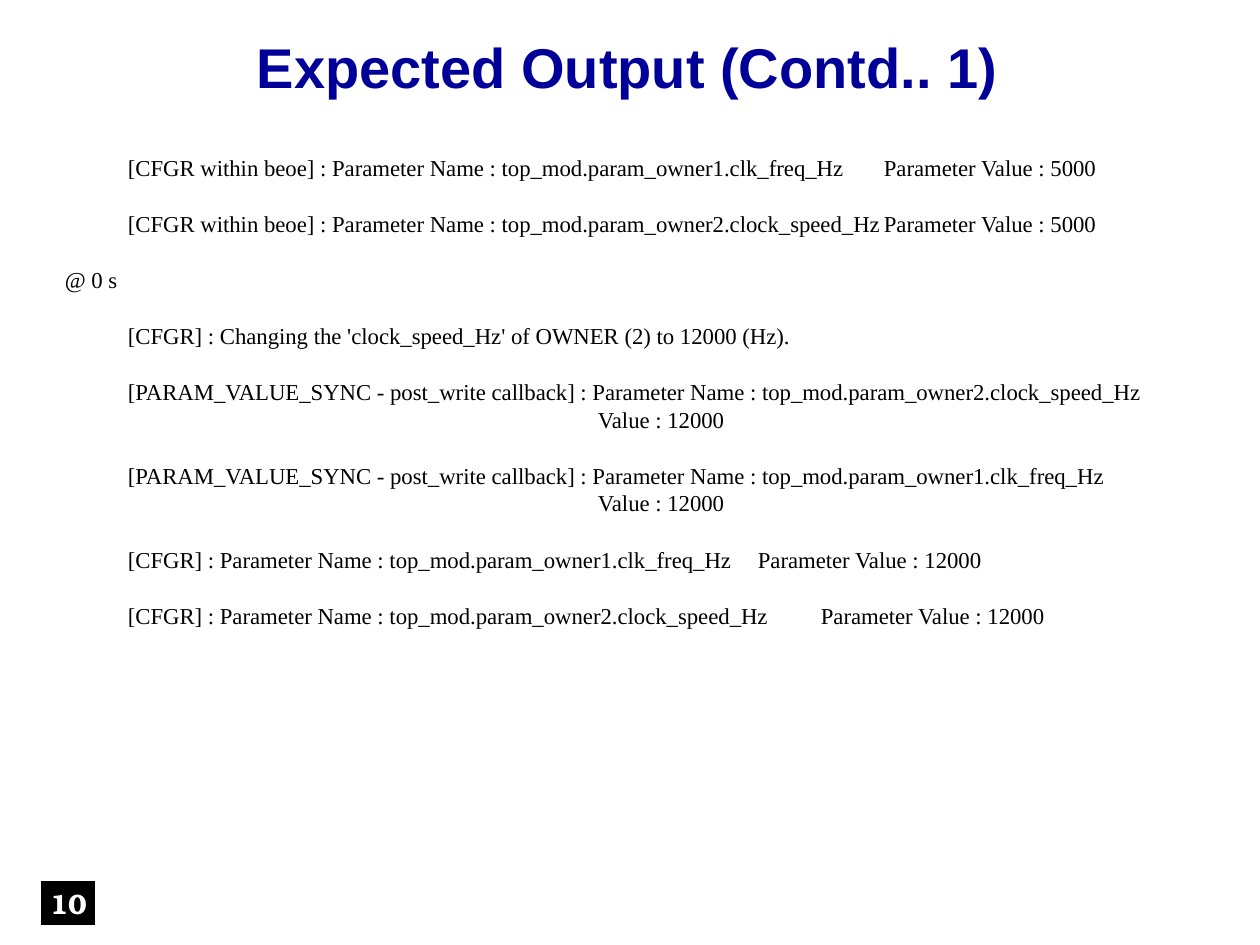
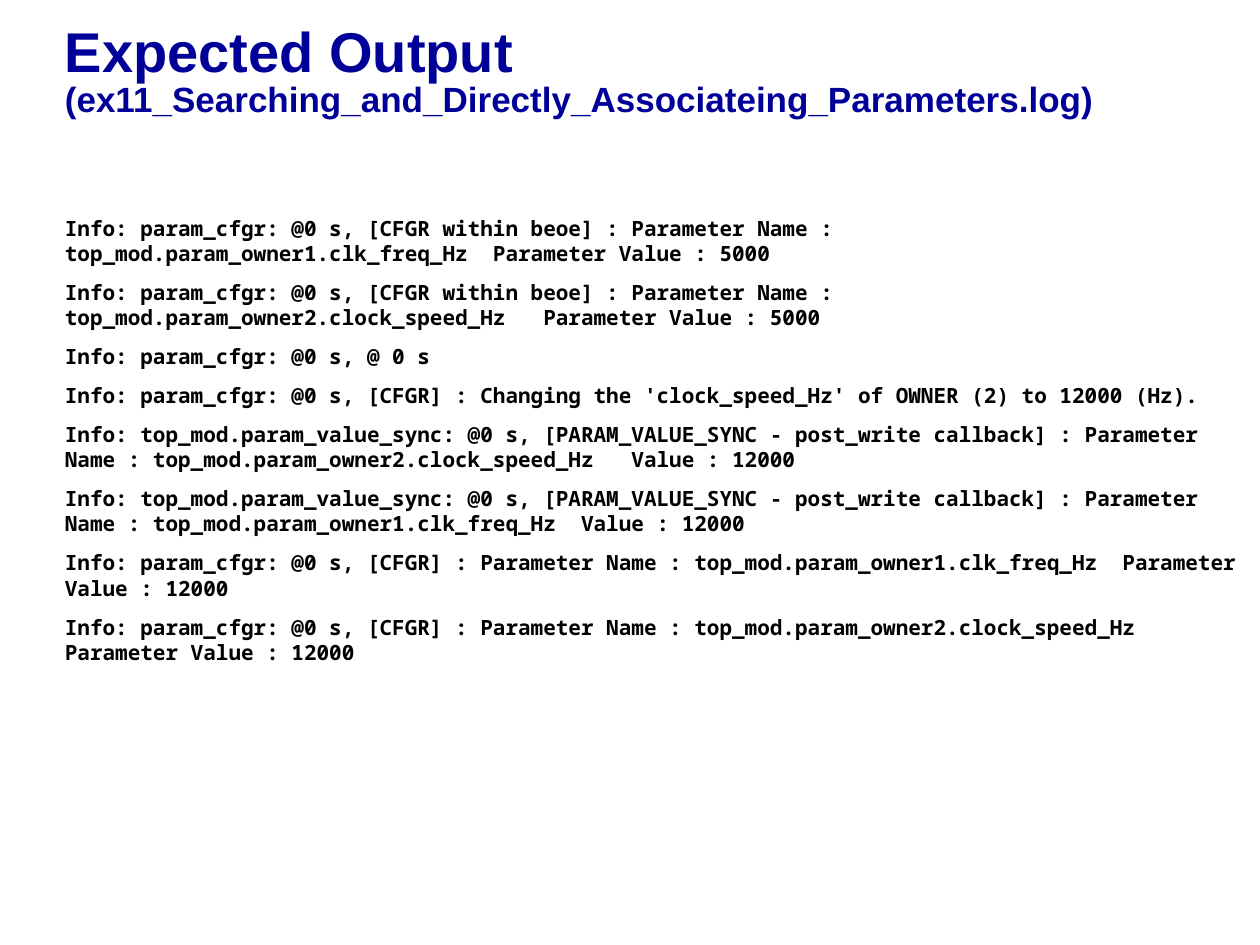
Before and after one commit to accellera-official/cci, a slide deck: slide 9 of examples/ex11_Searching_and_Directly_Associating_Parameters/docs/ex11_Searching_and_Directly_Associating_Parameters.ppt (slide 10 before the commit). Drawn at 1260x945 pixels with LibreOffice and Linux fonts; fonts in the diff are those of the drawing; background and template pictures are left out. Boxes give left, top, right and bottom in pixels: in the first picture for what was removed or moved away, otherwise in the second. Text is boxed around its words. In the diff, an @@ line names an element or a change of style, - is before the commit and + after.

```diff
--- a/examples/ex11_Searching_and_Directly_Associating_Parameters/docs/ex11_Searching_and_Directly_Associating_Parameters.ppt
+++ b/examples/ex11_Searching_and_Directly_Associating_Parameters/docs/ex11_Searching_and_Directly_Associating_Parameters.ppt
@@ title added at (65,31,1093,119), 20 pt, text #000099, bold @@
+Expected Output (ex11_Searching_and_Directly_Associateing_Parameters.log)
@@ free removed at (181,37,1074,106) @@
-Expected Output (Contd.. 1)
@@ text "Info: param_cfgr: @0 s, [CFGR ...": place and size @@
-text "Info: param_cfgr: @0 s, [CFGR ..." at (53,147,1187,662)
+text "Info: param_cfgr: @0 s, [CFGR ..." at (65,219,1198,661)
@@ text at (65,219,1198,661): text changed; size 13 to 12 pt; font Times New Roman to Noto Sans Mono; bold on @@
-[CFGR within beoe] : Parameter Name : top_mod.param_owner1.clk_freq_Hz Parameter Value : 5000
-[CFGR within beoe] : Parameter Name : top_mod.param_owner2.clock_speed_Hz Parameter Value : 5000
-@ 0 s
-[CFGR] : Changing the 'clock_speed_Hz' of OWNER (2) to 12000 (Hz).
-[PARAM_VALUE_SYNC - post_write callback] : Parameter Name : top_mod.param_owner2.clock_speed_Hz
-Value : 12000
-[PARAM_VALUE_SYNC - post_write callback] : Parameter Name : top_mod.param_owner1.clk_freq_Hz
-Value : 12000
-[CFGR] : Parameter Name : top_mod.param_owner1.clk_freq_Hz Parameter Value : 12000
-[CFGR] : Parameter Name : top_mod.param_owner2.clock_speed_Hz Parameter Value : 12000
+Info: param_cfgr: @0 s, [CFGR within beoe] : Parameter Name : top_mod.param_owner1.clk_freq_Hz Parameter Value : 5000
+Info: param_cfgr: @0 s, [CFGR within beoe] : Parameter Name : top_mod.param_owner2.clock_speed_Hz Parameter Value : 5000
+Info: param_cfgr: @0 s, @ 0 s
+Info: param_cfgr: @0 s, [CFGR] : Changing the 'clock_speed_Hz' of OWNER (2) to 12000 (Hz).
+Info: top_mod.param_value_sync: @0 s, [PARAM_VALUE_SYNC - post_write callback] : Parameter Name : top_mod.param_owner2.clock_speed_Hz Value : 12000
+Info: top_mod.param_value_sync: @0 s, [PARAM_VALUE_SYNC - post_write callback] : Parameter Name : top_mod.param_owner1.clk_freq_Hz Value : 12000
+Info: param_cfgr: @0 s, [CFGR] : Parameter Name : top_mod.param_owner1.clk_freq_Hz Parameter Value : 12000
+Info: param_cfgr: @0 s, [CFGR] : Parameter Name : top_mod.param_owner2.clock_speed_Hz Parameter Value : 12000
@@ rectangle removed at (42,882,94,924) @@
-10
```
Also in this commit, not shown: 8 other slides changed, 2 slides removed, 7 other files.
